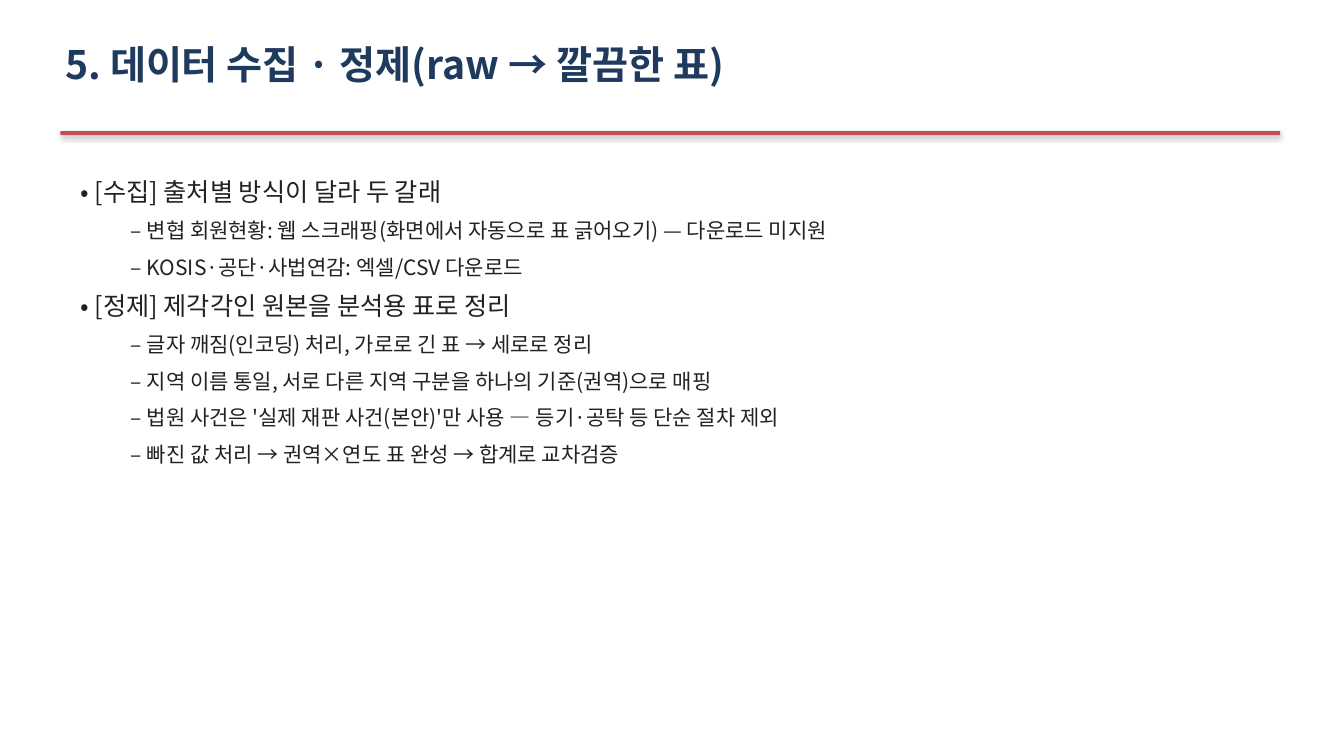
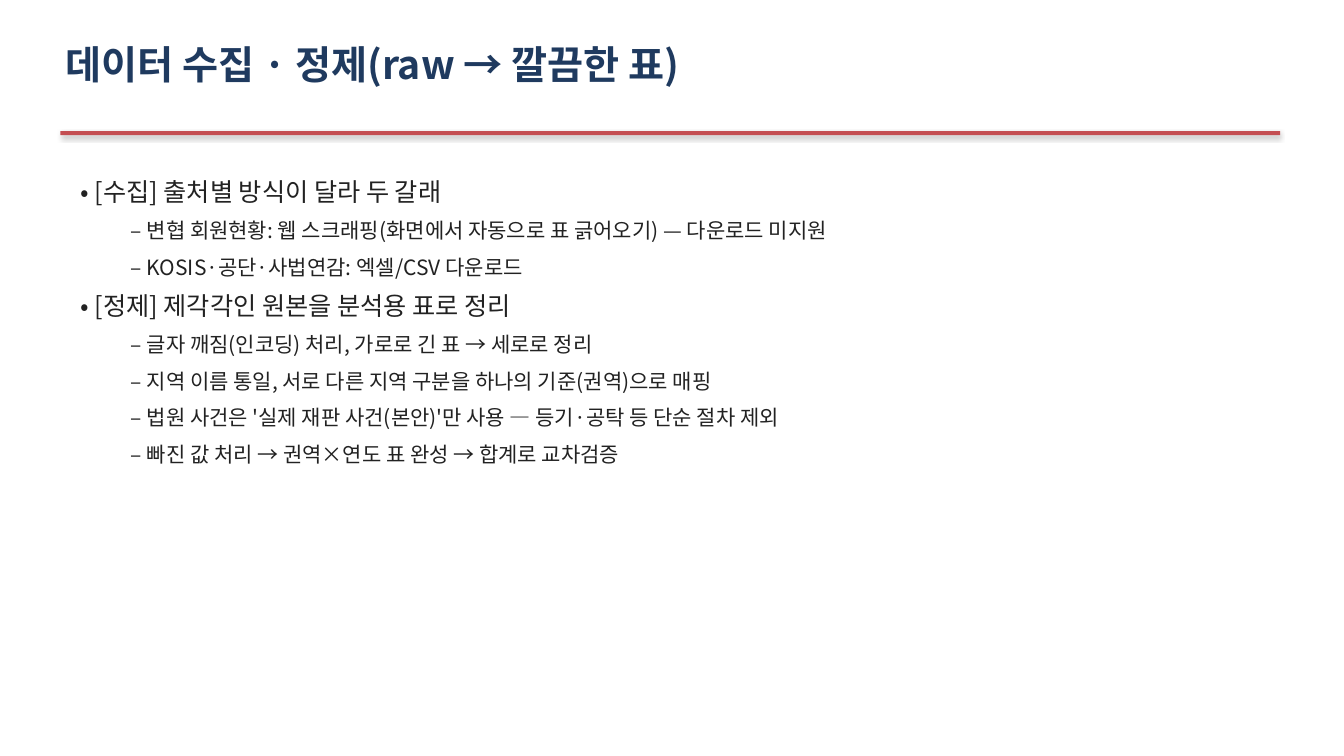
Before and after one commit to Allenkeem/llai-project, a slide deck: slide 8 of reports/발표자료.pptx. Drawn at 1344x756 pixels with LibreOffice and Linux fonts; fonts in the diff are those of the drawing. Boxes give left, top, right and bottom in pixels: in the first picture for what was removed or moved away, otherwise in the second. Text is boxed around its words. In the diff, an @@ line names an element or a change of style, - is before the commit and + after.

```diff
--- a/reports/발표자료.pptx
+++ b/reports/발표자료.pptx
@@ text at box(65, 46, 680, 87): text changed @@
-5. 데이터 수집 · 정제(raw → 깔끔한 표)
+데이터 수집 · 정제(raw → 깔끔한 표)
```
Also in this commit, not shown: 16 other slides changed.
